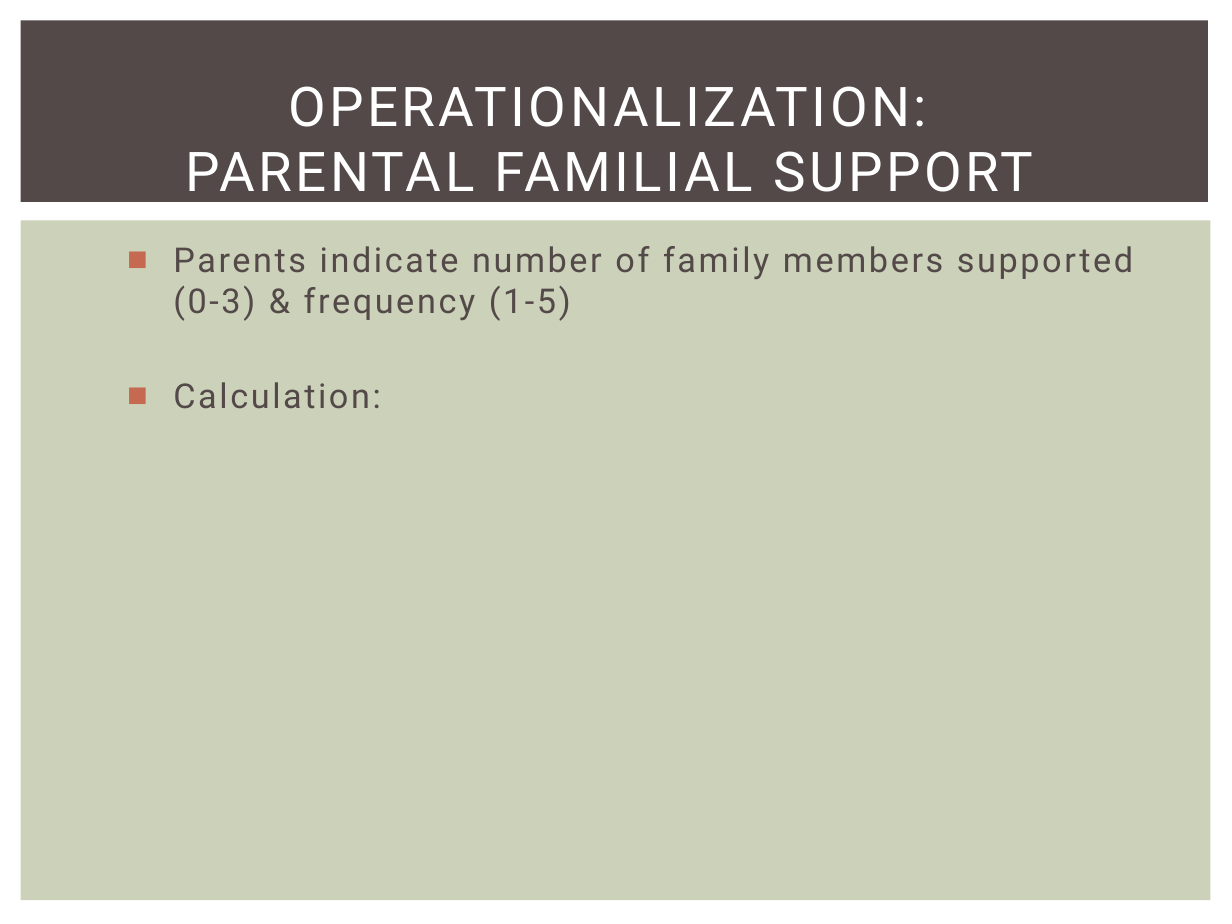
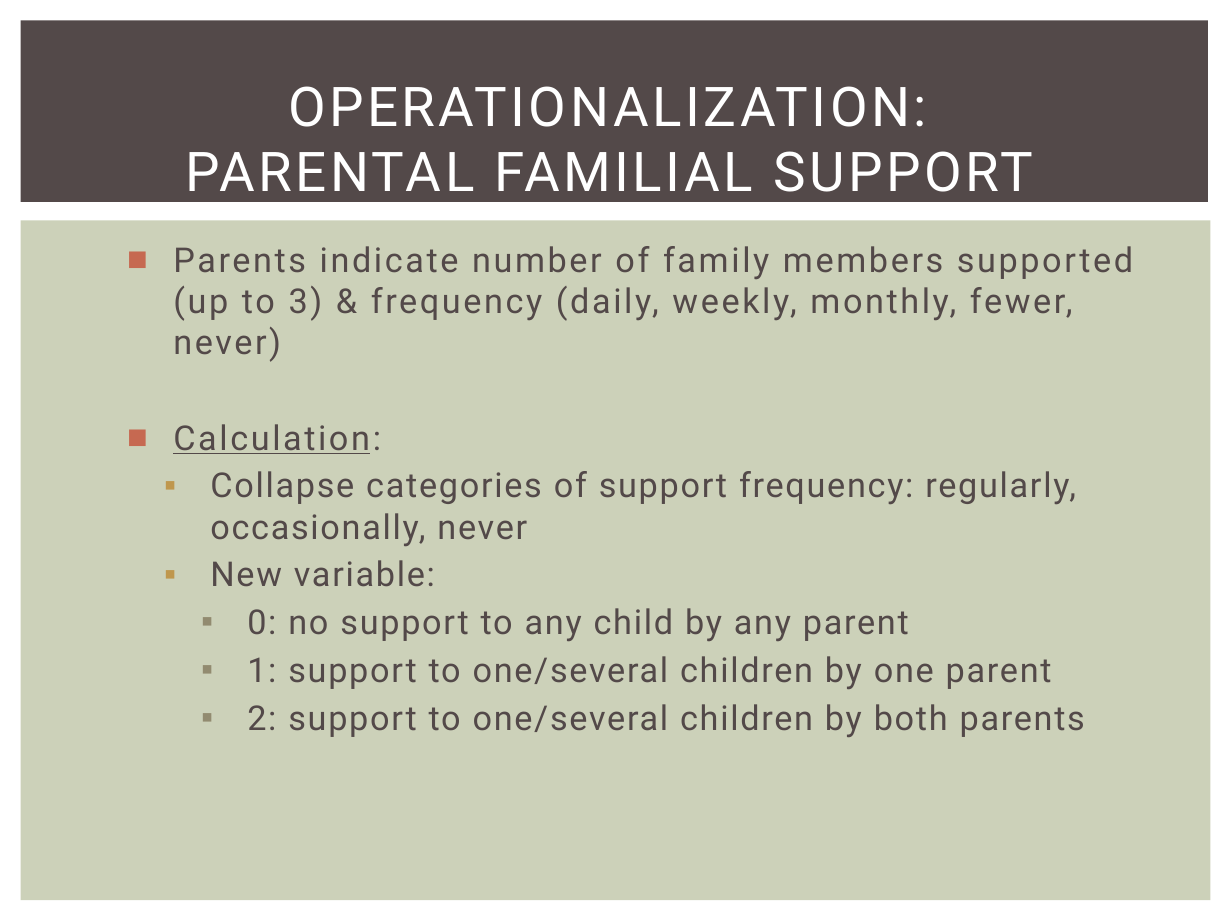
Before and after one commit to Drs-Jusy-Fischges/Solidaritaet, a slide deck: slide 10 of Poster & Präsis/Coll_Tubi.pptx. Drawn at 1232x924 pixels with LibreOffice and Linux fonts; fonts in the diff are those of the drawing. Boxes give left, top, right and bottom in pixels: in the first picture for what was removed or moved away, otherwise in the second. Text is boxed around its words. In the diff, an @@ line names an element or a change of style, - is before the commit and + after.

```diff
--- a/Poster & Präsis/Coll_Tubi.pptx
+++ b/Poster & Präsis/Coll_Tubi.pptx
@@ text at bbox=[173, 246, 1133, 362]: text changed @@
-■ Parents indicate number of family members supported (0-3) & frequency (1-5)
+■ Parents indicate number of family members supported (up to 3) & frequency (daily, weekly, monthly, fewer, never)
@@ text at bbox=[173, 424, 381, 454]: underline on in "Calculation:" @@
@@ text at bbox=[210, 471, 1085, 737]: paragraphs added @@
+  ▪ Collapse categories of support frequency: regularly, occasionally, never
+  ▪ New variable:
+    ▪ 0: no support to any child by any parent
+    ▪ 1: support to one/several children by one parent
+    ▪ 2: support to one/several children by both parents
```
Also in this commit, not shown: 6 other slides changed, 1 slide added, 1 slide removed.
